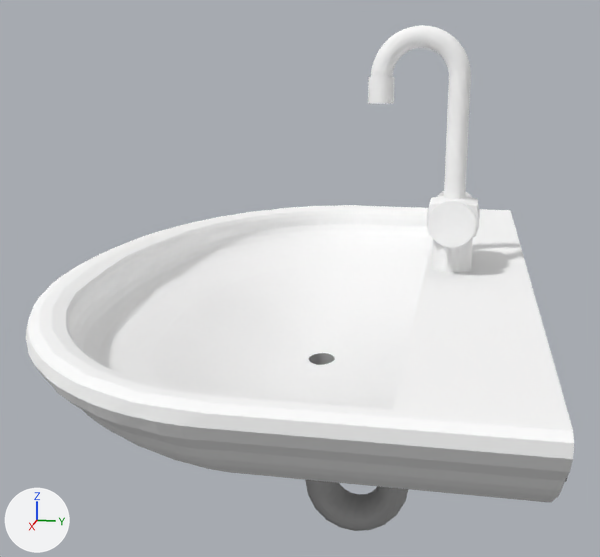
The Blender file Prototypes/Becken/becken.blend, before and after one commit.
The view is the same before and after, from a camera (50 mm lens) standing at (2.06, 0.35, 0.47) and looking at (0.0, -0.06, -0.05). Arrows for +X, +Y and +Z are at lower left; the lights stay in place.
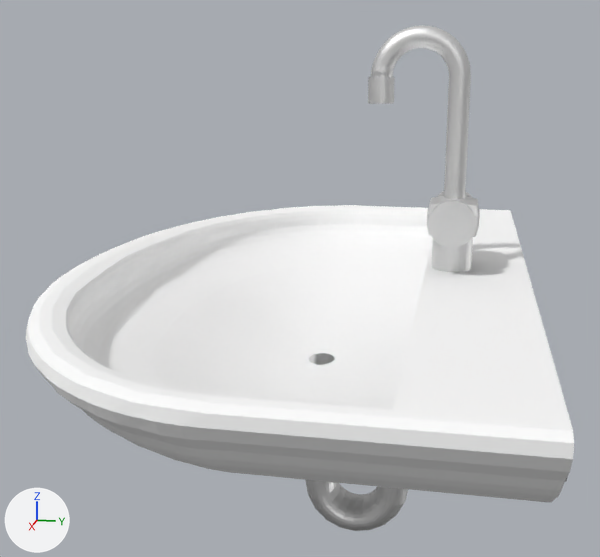
Where the change shows, as pixel boxes [x1, y1, x2, y2] in the pictures (600 x 557 px):
```json
{"object": "Circle", "change": "recoloured", "before": [368, 25, 480, 272], "after": [368, 25, 480, 272], "on screen": "white to grey"}
{"object": "Sphere.001", "change": "recoloured", "before": [305, 353, 408, 528], "after": [305, 353, 408, 528]}
```

The change, as JSON lines over the scene's bpy script:
```json
{"op": "add", "block": "mat_siphonmat", "code": ["mat_siphonmat = principled_material('SiphonMat')", "mat_siphonmat.base_color = (0.8, 0.8, 0.8)  # white #e7e7e7", "mat_siphonmat.metallic = 0.932"]}
{"block": "me_circle", "where": "me_circle.from_pydata(...)  # 1074 vertices, 927 faces; spans x -0.2..0.0, y -0.228..0.254, z -0.002..1.005"}
{"op": "remove", "block": "me_circle", "code": "me_circle.materials.append(mat_material)  # white #ffffff"}
{"op": "add", "block": "me_circle", "code": "me_circle.materials.append(mat_siphonmat)  # white #e7e7e7"}
{"block": "me_sphere_001", "where": "me_sphere_001.from_pydata(...)  # 340 vertices, 288 faces; spans x 0.0..0.065, y -0.042..0.636, z -0.742..-0.262"}
{"op": "remove", "block": "me_sphere_001", "code": "me_sphere_001.materials.append(mat_material_002)  # grey #a7a7a7"}
{"op": "add", "block": "me_sphere_001", "code": "me_sphere_001.materials.append(mat_siphonmat)  # white #e7e7e7"}
```
